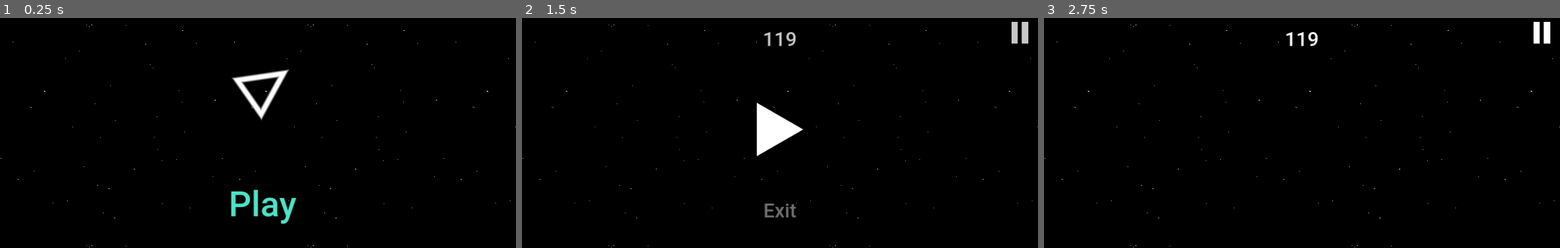
Above: before the commit, frames 1-3 (left to right).
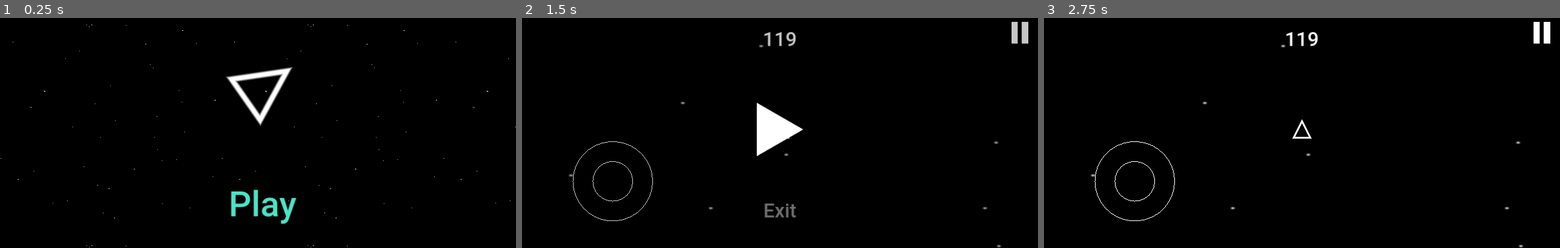
Above: after the commit, the same moments.

Repository: Ryu204/name-later
Game: Godot game, scene res://Layouts/index.tscn
Two runs of this game, one before a commit and one after it. Both use one fixed random seed, a clock stepped at 60 frames per second and the inputs below.
Inputs (mouse positions are in pixels of both pictures, inside the frame that each line leads up to):
- Up to frame 1 (0.25 s): no input
- Up to frame 2 (1.5 s): click "Play" at 0.5 s; click (1017, 34) at 1.25 s
- Up to frame 3 (2.75 s): click (1302, 128) at 2 s

The runs differ from the first frame. In frame 1, 1.0% of the frame differs, in the area x 43-57%, y 21-47%; in frame 2, 0.3%; in frame 3, 0.4%.

Commit message:
Add joystick

Diff:
--- /dev/null
+++ b/Components/Joystick.gd
@@ -0,0 +1,42 @@
+extends Control
+
+@export var outer_radius = 200.0
+@export var inner_radius = 70.0
+@export var tolerance = 20.0
+@export var color = Color.WHITE
+
+var _controlling = false
+var _current_value = Vector2.ZERO
+var _max_distance: float
+
+func get_value() -> Vector2:
+	return _current_value
+
+func _ready() -> void:
+	_max_distance = outer_radius - inner_radius + tolerance
+
+func _input(event) -> void:
+	if not event is InputEventScreenTouch:
+		return
+	var distance = event.position.distance_to(self.position)
+	if not _controlling:
+		if distance < outer_radius + tolerance:
+			_controlling = true
+	else:
+		_controlling = false
+
+func _process(_delta) -> void:
+	if not _controlling:
+		_set_value(Vector2.ZERO)
+		return
+	var offset = (get_global_mouse_position() - self.position) / _max_distance
+	_set_value(offset.limit_length())
+
+func _set_value(val: Vector2) -> void:
+	assert(val.length() < 1.1, 'Value\'s length must not be greater than 1')
+	_current_value = val
+	queue_redraw()
+
+func _draw() -> void:
+	draw_arc(Vector2.ZERO, outer_radius, 0, TAU, 35, color)
+	draw_arc(_max_distance * _current_value, inner_radius, 0, TAU, 25, color)
--- /dev/null
+++ b/Components/joystick.tscn
@@ -0,0 +1,17 @@
+[gd_scene load_steps=2 format=3 uid="uid://bit1yaadtv7i"]
+
+[ext_resource type="Script" path="res://Components/Joystick.gd" id="1_qlw8h"]
+
+[node name="Joystick" type="Control"]
+layout_mode = 3
+anchors_preset = 2
+anchor_top = 1.0
+anchor_bottom = 1.0
+offset_left = 164.0
+offset_top = -121.0
+offset_right = 164.0
+offset_bottom = -121.0
+grow_vertical = 0
+script = ExtResource("1_qlw8h")
+outer_radius = 72.0
+inner_radius = 36.0
--- a/Components/player.gd
+++ b/Components/player.gd
@@ -2,18 +2,51 @@
 
 extends Node2D
 
-const constants = preload('res://Scripts/constants.gd')
+@export_group('Appearance')
+@export var height = 30.0
+@export var width = 30.0
+@export var color = Color.WHITE
 
-var height = 25.0
-var width = 25.0
-var color = Color.WHITE
+@export_group('Stats')
+@export var speed = 100.0
+@export var angular_velocity = 3.14
 
-@onready var vertices_pos = PackedVector2Array([
-	Vector2(-height / 2, width / 2),
-	Vector2(height / 2, width / 2),
-	Vector2(0, -width / 2),
-	Vector2(-height / 2, width / 2),
-])
+var vertices_pos: PackedVector2Array
+var rigidbody: RigidBody2D
+
+var _callback_assigned = false
+var control_callback: Callable:
+	set(value):
+		control_callback = value
+		_callback_assigned = true
+	get:
+		assert(_callback_assigned, 'Must set control callback first')
+		return control_callback
+
+func _ready():
+	vertices_pos = _build_vertices()
+	rigidbody = _build_rigidbody()
 
 func _draw() -> void:
-	draw_polyline(vertices_pos, color, constants.GAME_OBJECT_LINE_WIDTH, true)
+	draw_polyline(vertices_pos, color, Constants.GAME_OBJECT_LINE_WIDTH, true)
+
+func _process(_delta: float) -> void:
+	if not _callback_assigned:
+		return
+	var dir = control_callback.call() as Vector2
+
+func _build_vertices() -> PackedVector2Array:
+	var res = PackedVector2Array([
+		Vector2(-height / 2, width / 2),
+		Vector2(height / 2, width / 2),
+		Vector2(0, -width / 2)
+	])
+	res.append(res[0])
+	return res
+
+func _build_rigidbody() -> RigidBody2D:
+	var body = RigidBody2D.new()
+	var collision_shape = CollisionPolygon2D.new()
+	collision_shape.polygon = vertices_pos.slice(0, -1)
+	body.add_child(collision_shape)
+	return body
--- a/Layouts/game.gd
+++ b/Layouts/game.gd
@@ -1,8 +1,15 @@
 extends Layout
 
 @onready var pause_button = $CanvasLayer/Pause
+@onready var joystick = $CanvasLayer/Joystick
 
 func _ready() -> void:
 	pause_button.pressed.connect(func():
 		push_requested.emit(preload(PAUSE).instantiate())
 	)
+	add_child(_build_player())
+
+func _build_player() -> Player:
+	var player = Player.new()
+	player.control_callback = Callable(joystick, 'get_value')
+	return player
--- a/Layouts/game.tscn
+++ b/Layouts/game.tscn
@@ -1,16 +1,15 @@
-[gd_scene load_steps=5 format=3 uid="uid://dk2vvgija1483"]
+[gd_scene load_steps=6 format=3 uid="uid://dk2vvgija1483"]
 
-[ext_resource type="PackedScene" uid="uid://bsc36qwwucx16" path="res://Components/background.tscn" id="1_apti2"]
 [ext_resource type="Script" path="res://Layouts/game.gd" id="1_ltuuq"]
 [ext_resource type="Theme" uid="uid://bc40efy8a55jg" path="res://Themes/main.tres" id="3_c26tr"]
 [ext_resource type="Texture2D" uid="uid://cg8y4h0b4rinm" path="res://Textures/button_pause.png" id="3_mk4wc"]
+[ext_resource type="PackedScene" uid="uid://bit1yaadtv7i" path="res://Components/joystick.tscn" id="4_dyq2f"]
+[ext_resource type="Texture2D" uid="uid://csnksmmsbhq5c" path="res://Textures/background.png" id="5_jodre"]
 
 [node name="Game" type="Node"]
 script = ExtResource("1_ltuuq")
 
 [node name="CanvasLayer" type="CanvasLayer" parent="."]
-
-[node name="Background" parent="CanvasLayer" instance=ExtResource("1_apti2")]
 
 [node name="Pause" type="TextureButton" parent="CanvasLayer"]
 anchors_preset = 1
@@ -34,3 +33,10 @@
 grow_horizontal = 2
 theme = ExtResource("3_c26tr")
 text = "119"
+
+[node name="Joystick" parent="CanvasLayer" instance=ExtResource("4_dyq2f")]
+
+[node name="Sprite2D" type="Sprite2D" parent="."]
+position = Vector2(-31.5, 50.5)
+scale = Vector2(5.0525, 3.1275)
+texture = ExtResource("5_jodre")
--- a/Layouts/index.tscn
+++ b/Layouts/index.tscn
@@ -6,3 +6,5 @@
 script = ExtResource("1_7w13u")
 
 [node name="Layouts" type="Node" parent="."]
+
+[node name="Camera2D" type="Camera2D" parent="."]
